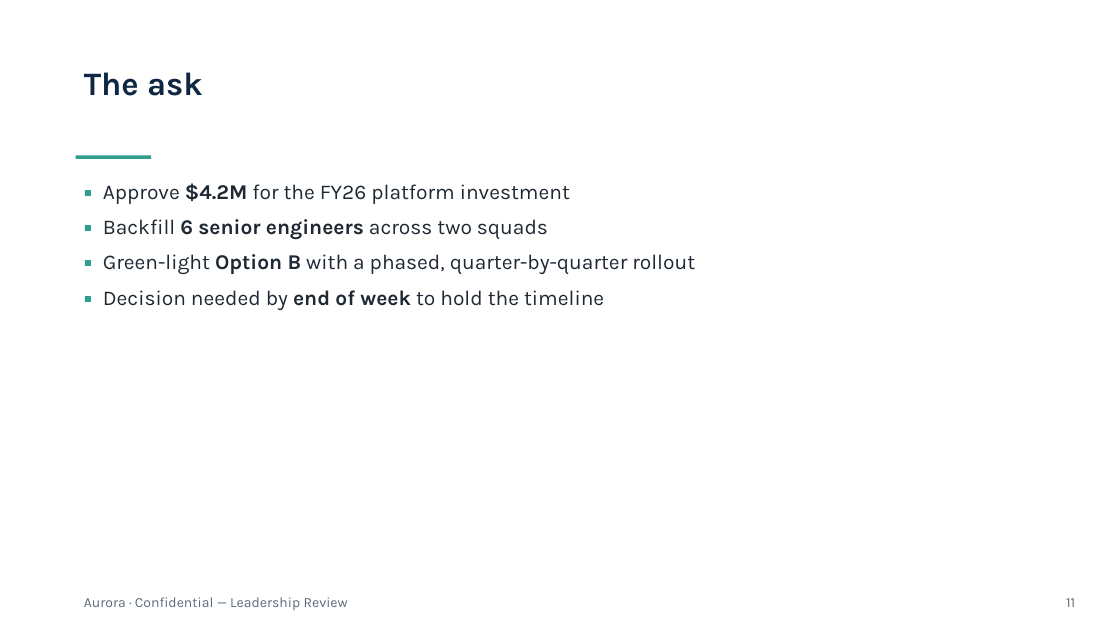
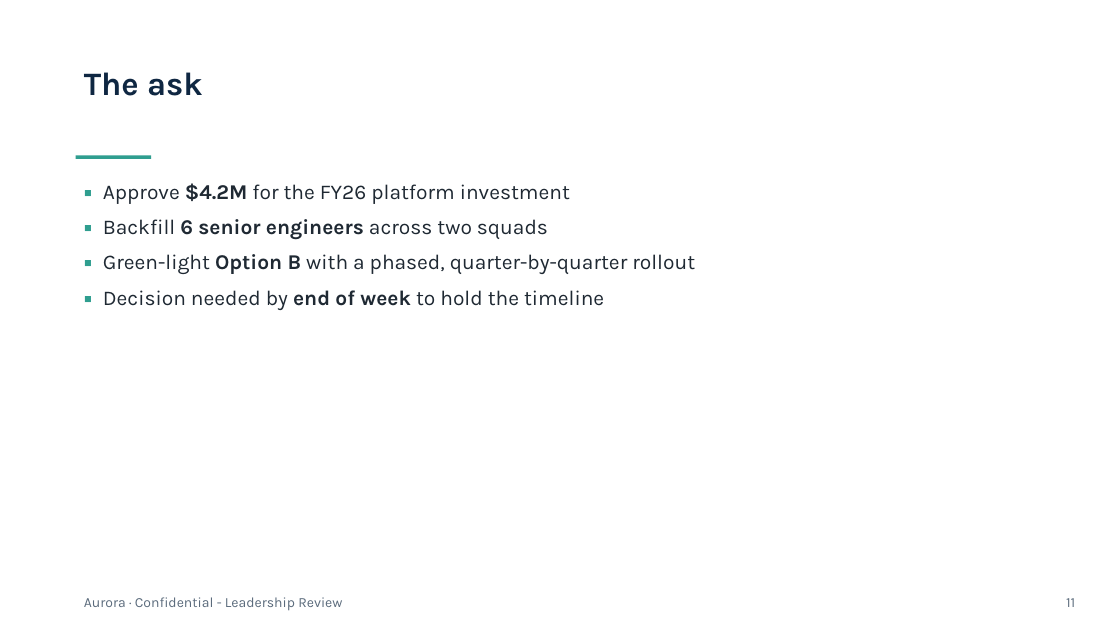
Before and after one commit to VikrantSingh01/md2pptx, a slide deck: slide 11 of examples/leadership-demo.pptx. Drawn at 1120x630 pixels with LibreOffice and Linux fonts; fonts in the diff are those of the drawing. Boxes give left, top, right and bottom in pixels: in the first picture for what was removed or moved away, otherwise in the second. Text is boxed around its words. In the diff, an @@ line names an element or a change of style, - is before the commit and + after.

```diff
--- a/examples/leadership-demo.pptx
+++ b/examples/leadership-demo.pptx
@@ text at bbox=[84, 597, 342, 611]: text changed @@
-Aurora · Confidential — Leadership Review
+Aurora · Confidential - Leadership Review
```
Also in this commit, not shown: 8 other slides changed, 16 other files.
